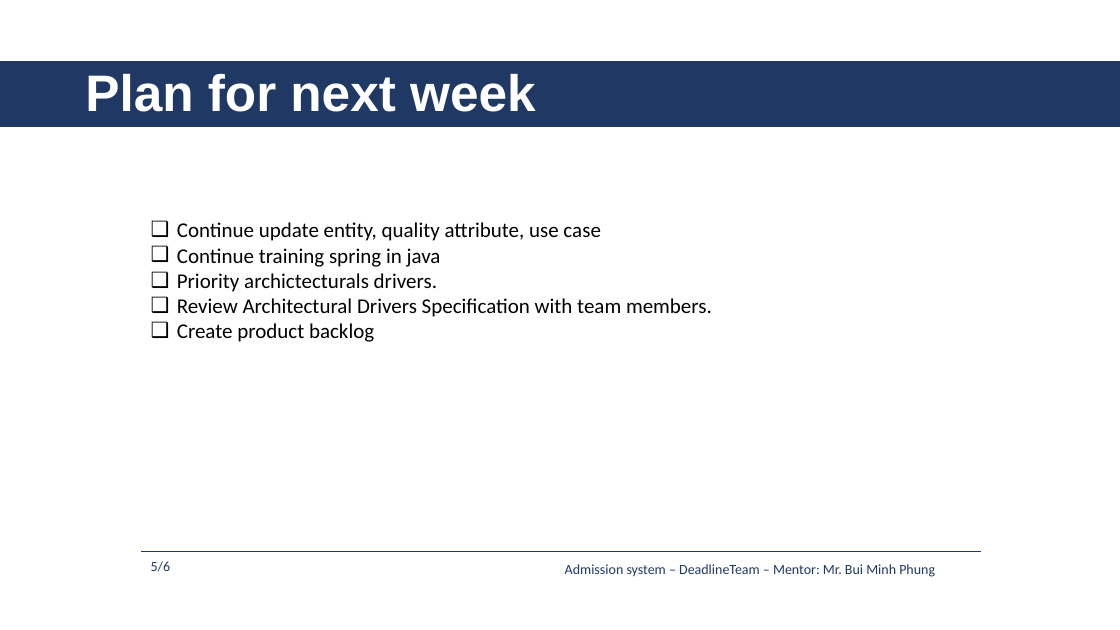
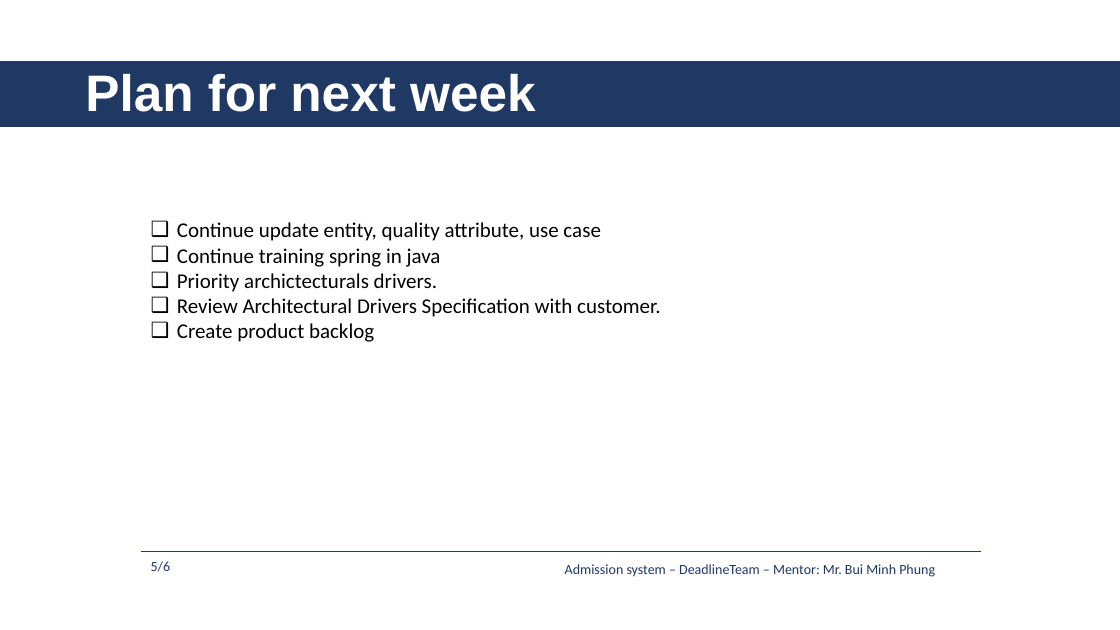
Before and after one commit to daotk/cap-deadline, a slide deck: slide 5 of 9. Presentation/AS_DeadlineTeam_Week9.pptx. Drawn at 1120x630 pixels with LibreOffice and Linux fonts; fonts in the diff are those of the drawing. Boxes give left, top, right and bottom in pixels: in the first picture for what was removed or moved away, otherwise in the second. Text is boxed around its words. In the diff, an @@ line names an element or a change of style, - is before the commit and + after.

```diff
--- a/9. Presentation/AS_DeadlineTeam_Week9.pptx
+++ b/9. Presentation/AS_DeadlineTeam_Week9.pptx
@@ text at [177,298,660,317]: text changed @@
-❑ Review Architectural Drivers Specification with team members.
+❑ Review Architectural Drivers Specification with customer.
```
Also in this commit, not shown: 1 other slide changed.
